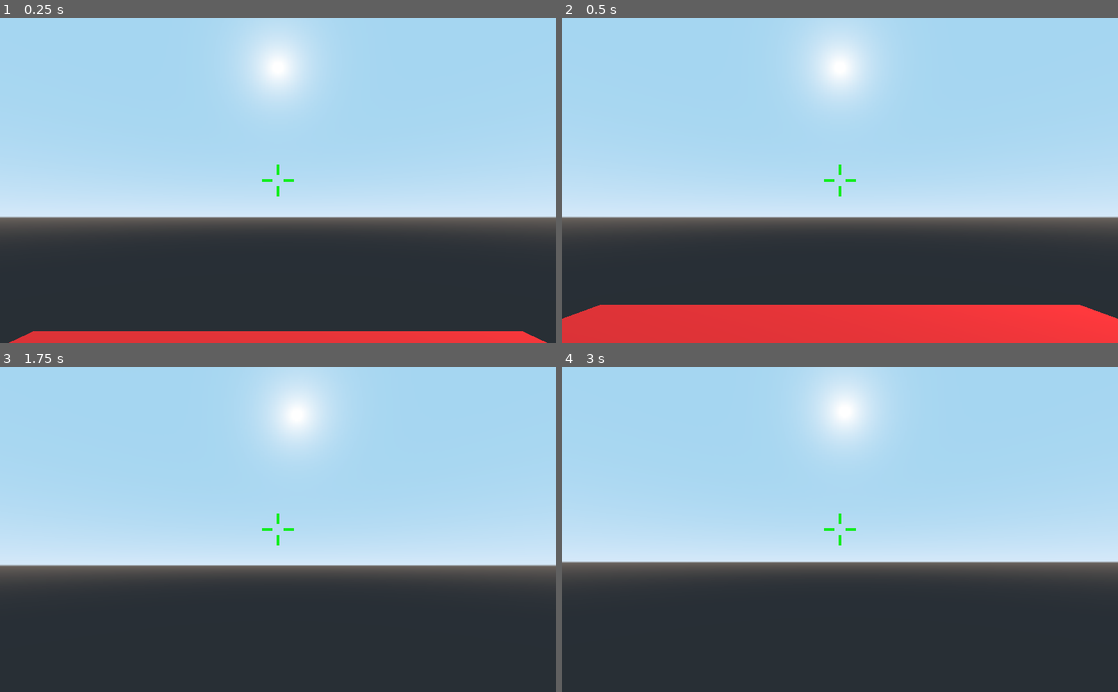
Above: before the commit, frames 1-4 (two rows, left to right).
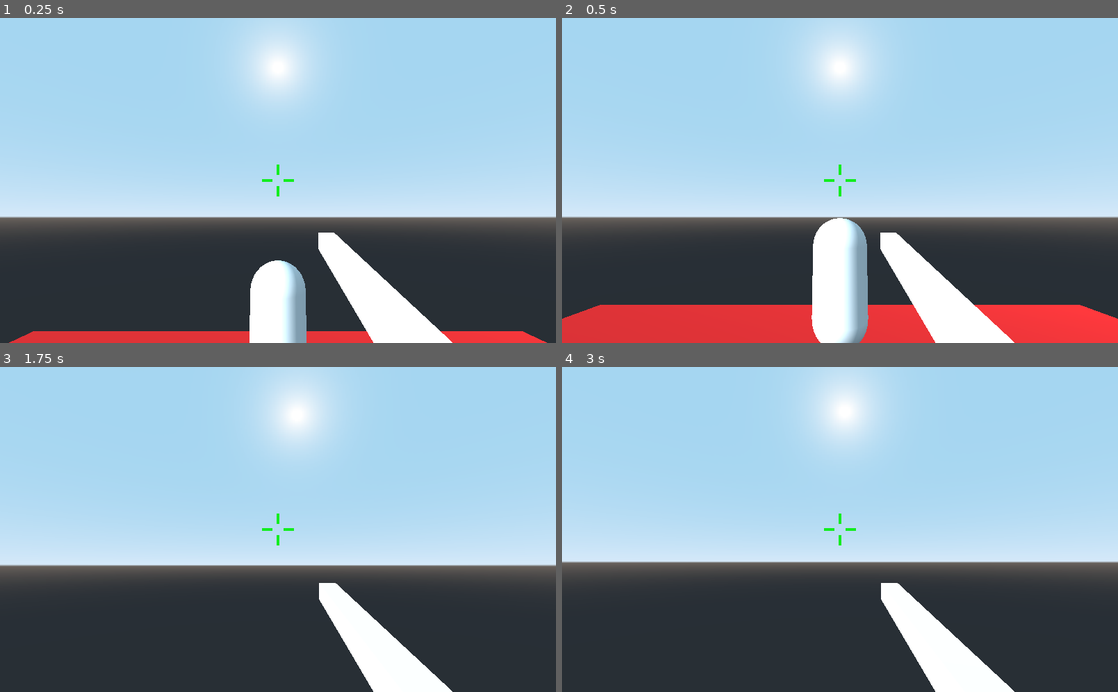
Above: after the commit, the same moments.

Repository: Joakimt04/Mannen-Offensive
Game: Godot game, scene res://Scenes/World.tscn
Same seed, same stepped clock (60 frames per second), same inputs: the game is played once before the commit and once after it.
Inputs (mouse positions are in pixels of both pictures, inside the frame that each line leads up to):
- Up to frame 1 (0.25 s): no input
- Up to frame 2 (0.5 s): no input
- Up to frame 3 (1.75 s): move the mouse to (305, 529) at 0.52 s; press the mouse at (305, 529) at 0.53 s; hold W (move_forward) from 0.53 s (still down); tap Space (jump) at 0.77, 1.52 s; move the mouse to (250, 529) at 1.27 s; release the mouse at (250, 529) at 1.28 s; click (250, 529) at 1.35 s
- Up to frame 4 (3 s): keep holding W (move_forward); tap Enter at 2 s; move the mouse to (851, 523) at 2.02 s; press the mouse at (851, 523) at 2.03 s; tap Space (jump) at 2.75 s; move the mouse to (834, 536) at 2.77 s; release the mouse at (834, 536) at 2.78 s; click (834, 536) at 2.85 s

The runs differ from the first frame. In frame 1, 5.5% of the frame differs, in the area x 44-82%, y 66-100%; in frame 2, 6.7%, in the area x 44-82%, y 61-100%; in frame 3, 3.1%; in frame 4, 3.1%.

Commit message:
You are now able too shoot

Diff:
--- /dev/null
+++ b/Scenes/Enemy.gd
@@ -0,0 +1,10 @@
+extends KinematicBody
+
+var health = 100
+
+func _ready():
+	pass
+
+func _process(delta):
+	if health <= 0:
+		queue_free()
--- /dev/null
+++ b/Scenes/Enemy.tscn
@@ -0,0 +1,23 @@
+[gd_scene load_steps=4 format=2]
+
+[ext_resource path="res://Scenes/Enemy.gd" type="Script" id=1]
+
+[sub_resource type="CapsuleShape" id=1]
+radius = 0.6
+height = 1.5
+
+[sub_resource type="CapsuleMesh" id=2]
+radius = 0.6
+mid_height = 1.5
+
+[node name="Enemy" type="KinematicBody" groups=["Enemy"]]
+script = ExtResource( 1 )
+
+[node name="CollisionShape" type="CollisionShape" parent="."]
+transform = Transform( 1, 0, 0, 0, -4.37114e-08, -1, 0, 1, -4.37114e-08, 0, 0, 0 )
+shape = SubResource( 1 )
+
+[node name="MeshInstance" type="MeshInstance" parent="."]
+transform = Transform( 1, 0, 0, 0, -4.37114e-08, -1, 0, 1, -4.37114e-08, 0, 0, 0 )
+mesh = SubResource( 2 )
+material/0 = null
--- a/Scenes/Player.tscn
+++ b/Scenes/Player.tscn
@@ -9,6 +9,40 @@
 [sub_resource type="CapsuleMesh" id=2]
 radius = 0.6
 mid_height = 1.5
+
+[sub_resource type="CubeMesh" id=3]
+size = Vector3( 0.1, 0.1, 1.5 )
+
+[sub_resource type="Animation" id=4]
+resource_name = "AssaultFire"
+length = 0.08
+tracks/0/type = "value"
+tracks/0/path = NodePath("Head/Camera/Hand/MeshInstance:translation")
+tracks/0/interp = 1
+tracks/0/loop_wrap = true
+tracks/0/imported = false
+tracks/0/enabled = true
+tracks/0/keys = {
+"times": PoolRealArray( 0, 0.0198454, 0.0799048 ),
+"transitions": PoolRealArray( 1, 1, 1 ),
+"update": 0,
+"values": [ Vector3( 0, 0, 0 ), Vector3( 0, 0, 0.17 ), Vector3( 0, 0, 0 ) ]
+}
+
+[sub_resource type="Animation" id=5]
+length = 0.001
+tracks/0/type = "value"
+tracks/0/path = NodePath("Head/Camera/Hand/MeshInstance:translation")
+tracks/0/interp = 1
+tracks/0/loop_wrap = true
+tracks/0/imported = false
+tracks/0/enabled = true
+tracks/0/keys = {
+"times": PoolRealArray( 0 ),
+"transitions": PoolRealArray( 1 ),
+"update": 0,
+"values": [ Vector3( 0, 0, 0 ) ]
+}
 
 [node name="Player" type="KinematicBody"]
 script = ExtResource( 1 )
@@ -83,3 +117,18 @@
 __meta__ = {
 "_edit_use_anchors_": false
 }
+
+[node name="RayCast" type="RayCast" parent="Head/Camera"]
+enabled = true
+cast_to = Vector3( 0, 0, -200 )
+
+[node name="Hand" type="Spatial" parent="Head/Camera"]
+transform = Transform( 1, 0, 0, 0, 1, 0, 0, 0, 1, 0.3, -0.375, -0.701 )
+
+[node name="MeshInstance" type="MeshInstance" parent="Head/Camera/Hand"]
+mesh = SubResource( 3 )
+material/0 = null
+
+[node name="AnimationPlayer" type="AnimationPlayer" parent="."]
+anims/AssaultFire = SubResource( 4 )
+anims/RESET = SubResource( 5 )
--- a/Scenes/World.tscn
+++ b/Scenes/World.tscn
@@ -1,6 +1,7 @@
-[gd_scene load_steps=5 format=2]
+[gd_scene load_steps=6 format=2]
 
 [ext_resource path="res://Scenes/Player.tscn" type="PackedScene" id=1]
+[ext_resource path="res://Scenes/Enemy.tscn" type="PackedScene" id=2]
 
 [sub_resource type="CubeMesh" id=1]
 
@@ -27,3 +28,6 @@
 
 [node name="Player" parent="." instance=ExtResource( 1 )]
 transform = Transform( 1, 0, 0, 0, 1, 0, 0, 0, 1, 0, 3.86064, 0 )
+
+[node name="Enemy" parent="." instance=ExtResource( 2 )]
+transform = Transform( 1, 0, 0, 0, 1, 0, 0, 0, 1, 0, 2.1626, -5.41944 )
--- a/Scripts/Player.gd
+++ b/Scripts/Player.gd
@@ -1,4 +1,6 @@
 extends KinematicBody
+
+var damage = 10
 
 var speed = 7
 var acceleration = 20
@@ -12,6 +14,9 @@
 var fall = Vector3()
 
 onready var head = $Head
+onready var anim_player = $AnimationPlayer
+onready var camera = $Head/Camera
+onready var raycast = $Head/Camera/RayCast
 
 func _ready():
 	Input.set_mouse_mode(Input.MOUSE_MODE_CAPTURED)
@@ -22,6 +27,21 @@
 		rotate_y(deg2rad(-event.relative.x * mouse_sensitivity)) #Tar det musen har rört på sig uppåt och multiplicerar med sensitivityn
 		head.rotate_x(deg2rad(-event.relative.y * mouse_sensitivity))
 		head.rotation.x = clamp(head.rotation.x, deg2rad(-90), deg2rad (90)) #Gör så att man inte kan kolla ett helt varv runt
+
+func fire():
+	if Input.is_action_pressed("fire"):
+		if not anim_player.is_playing():
+			if raycast.is_colliding(): #Kollar om personen kollar på något
+				var target = raycast.get_collider()
+				if target.is_in_group("Enemy"): #Kollar om man kollar på en fiende
+					target.health -= damage
+		anim_player.play("AssaultFire")
+	else:
+		anim_player.stop()
+
+func _physics_process(delta):
+
+	fire()
 
 func _process(delta): #Denna uppdateras varje frame
 
--- a/project.godot
+++ b/project.godot
@@ -49,6 +49,11 @@
 "events": [ Object(InputEventKey,"resource_local_to_scene":false,"resource_name":"","device":0,"alt":false,"shift":false,"control":false,"meta":false,"command":false,"pressed":false,"scancode":32,"physical_scancode":0,"unicode":0,"echo":false,"script":null)
  ]
 }
+fire={
+"deadzone": 0.5,
+"events": [ Object(InputEventMouseButton,"resource_local_to_scene":false,"resource_name":"","device":0,"alt":false,"shift":false,"control":false,"meta":false,"command":false,"button_mask":0,"position":Vector2( 0, 0 ),"global_position":Vector2( 0, 0 ),"factor":1.0,"button_index":1,"pressed":false,"doubleclick":false,"script":null)
+ ]
+}
 
 [rendering]
 
Not shown: 1 places in Scenes/Player.tscn that only renumber resources
